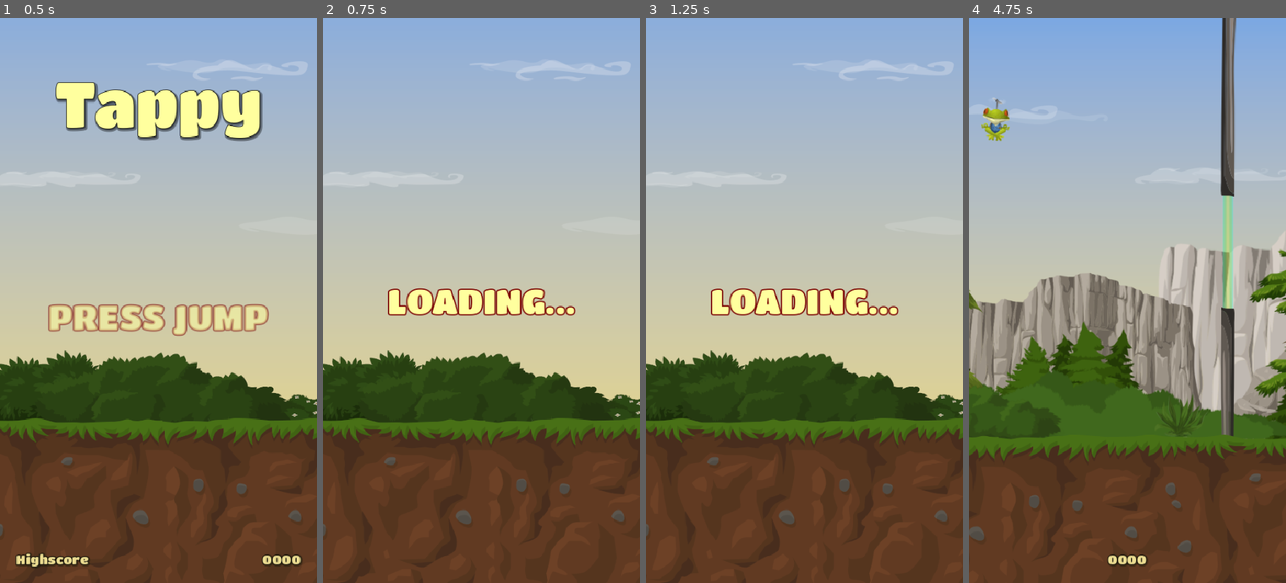
Above: before the commit, frames 1-4 (left to right).
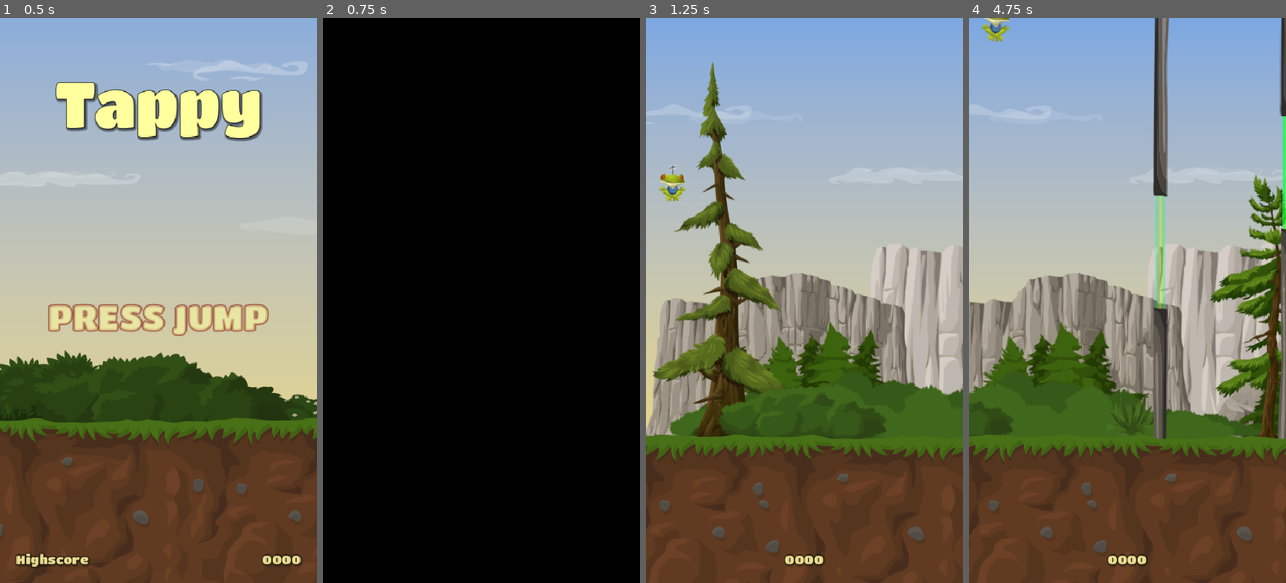
Above: after the commit, the same moments.

Repository: RuhlMirko/godot-learning
Game: Godot game, scene res://main.tscn
The game is run twice, just before and just after one commit, with the same random seed, the same clock (stepped at 60 frames per second) and the same inputs.
Inputs:
- Up to frame 1 (0.5 s): no input
- Up to frame 2 (0.75 s): hold Up (jump) from 0.53 s (still down)
- Up to frame 3 (1.25 s): keep holding Up (jump)
- Up to frame 4 (4.75 s): release Up (jump) at 1.28 s; tap Up (jump) at 1.35, 1.52, 1.82, 2.85, 3.02, 3.32, 4.35, 4.52 s; hold Up (jump) 2.03-2.78 s; hold Up (jump) 3.53-4.28 s

Frame 1 is identical in both runs. In frame 2, 100% of the frame differs, in the area x 0-100%, y 0-100%; in frame 3, 29%; in frame 4, 24%.

Commit message:
Added level transition

Diff:
--- a/tappy/main.gd
+++ b/tappy/main.gd
@@ -4,7 +4,7 @@
 
 func _unhandled_input(event: InputEvent) -> void:
 	if event.is_action_pressed("jump"):
-		GameManager.load_game_screen()
+		ComplexChange.load_game_screen()
 
 
 func _ready() -> void:
--- a/tappy/project.godot
+++ b/tappy/project.godot
@@ -17,9 +17,9 @@
 
 [autoload]
 
-GameManager="*uid://cq6miw6x7fuho"
 Signalhub="*uid://bc023qusy7bux"
 ScoreManager="*uid://0dog33vriegn"
+ComplexChange="*uid://cg4mlymdbawal"
 
 [display]
 
--- /dev/null
+++ b/tappy/scenes/complex_change.gd
@@ -0,0 +1,20 @@
+extends CanvasLayer
+
+@export var game: PackedScene
+@export var main: PackedScene
+@onready var animation_player: AnimationPlayer = $AnimationPlayer
+
+var _next_scene : PackedScene
+
+func change_to_next()->void:
+	get_tree().change_scene_to_packed(_next_scene)
+
+func start_transition(next_scene : PackedScene)->void:
+	_next_scene = next_scene
+	animation_player.play("fade")
+
+func load_game_screen()->void:
+	start_transition(game)
+
+func load_main_screen()->void:
+	start_transition(main)
--- /dev/null
+++ b/tappy/scenes/complex_change.tscn
@@ -0,0 +1,75 @@
+[gd_scene format=3 uid="uid://cg4mlymdbawal"]
+
+[ext_resource type="Script" uid="uid://ddq3qtgu3hfo2" path="res://scenes/complex_change.gd" id="1_xpc7e"]
+[ext_resource type="PackedScene" uid="uid://cmvi8rt67bmrw" path="res://scenes/game.tscn" id="2_6onmt"]
+[ext_resource type="PackedScene" uid="uid://cg0767yigyres" path="res://main.tscn" id="3_sxjpr"]
+
+[sub_resource type="Animation" id="Animation_k3i12"]
+length = 0.001
+tracks/0/type = "value"
+tracks/0/imported = false
+tracks/0/enabled = true
+tracks/0/path = NodePath("ColorRect:color")
+tracks/0/interp = 1
+tracks/0/loop_wrap = true
+tracks/0/keys = {
+"times": PackedFloat32Array(0),
+"transitions": PackedFloat32Array(1),
+"update": 0,
+"values": [Color(0, 0, 0, 0)]
+}
+
+[sub_resource type="Animation" id="Animation_xpc7e"]
+resource_name = "fade"
+length = 0.39999999999999997
+step = 0.05
+tracks/0/type = "value"
+tracks/0/imported = false
+tracks/0/enabled = true
+tracks/0/path = NodePath("ColorRect:color")
+tracks/0/interp = 1
+tracks/0/loop_wrap = true
+tracks/0/keys = {
+"times": PackedFloat32Array(0, 0.10000001, 0.3, 0.4),
+"transitions": PackedFloat32Array(1, 1, 1, 1),
+"update": 0,
+"values": [Color(0, 0, 0, 0), Color(0, 0, 0, 1), Color(0, 0, 0, 1), Color(0, 0, 0, 0)]
+}
+tracks/1/type = "method"
+tracks/1/imported = false
+tracks/1/enabled = true
+tracks/1/path = NodePath(".")
+tracks/1/interp = 1
+tracks/1/loop_wrap = true
+tracks/1/keys = {
+"times": PackedFloat32Array(0.15),
+"transitions": PackedFloat32Array(1),
+"values": [{
+"args": [],
+"method": &"change_to_next"
+}]
+}
+
+[sub_resource type="AnimationLibrary" id="AnimationLibrary_vmm4l"]
+_data = {
+&"RESET": SubResource("Animation_k3i12"),
+&"fade": SubResource("Animation_xpc7e")
+}
+
+[node name="ComplexChange" type="CanvasLayer" unique_id=1111903252]
+process_mode = 3
+layer = 10
+script = ExtResource("1_xpc7e")
+game = ExtResource("2_6onmt")
+main = ExtResource("3_sxjpr")
+
+[node name="ColorRect" type="ColorRect" parent="." unique_id=1136385781]
+anchors_preset = 15
+anchor_right = 1.0
+anchor_bottom = 1.0
+grow_horizontal = 2
+grow_vertical = 2
+color = Color(0, 0, 0, 0)
+
+[node name="AnimationPlayer" type="AnimationPlayer" parent="." unique_id=589927090]
+libraries/ = SubResource("AnimationLibrary_vmm4l")
--- a/tappy/scenes/game_ui.gd
+++ b/tappy/scenes/game_ui.gd
@@ -10,7 +10,7 @@
 
 func _unhandled_input(event: InputEvent) -> void:
 	if event.is_action_pressed("jump") and can_go_main:
-		GameManager.load_main_screen()
+		ComplexChange.load_main_screen()
 
 func _ready() -> void:
 	Signalhub.tappy_died.connect(game_over)
Not shown, added: tappy/scenes/complex_change.gd.uid
